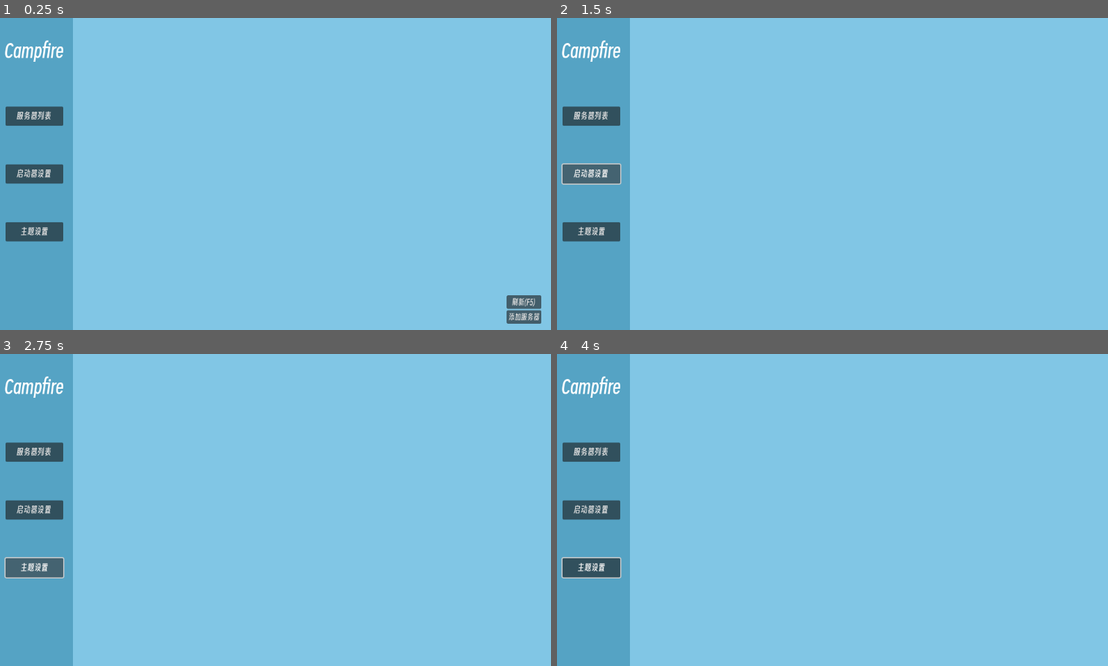
Above: before the commit, frames 1-4 (two rows, left to right).
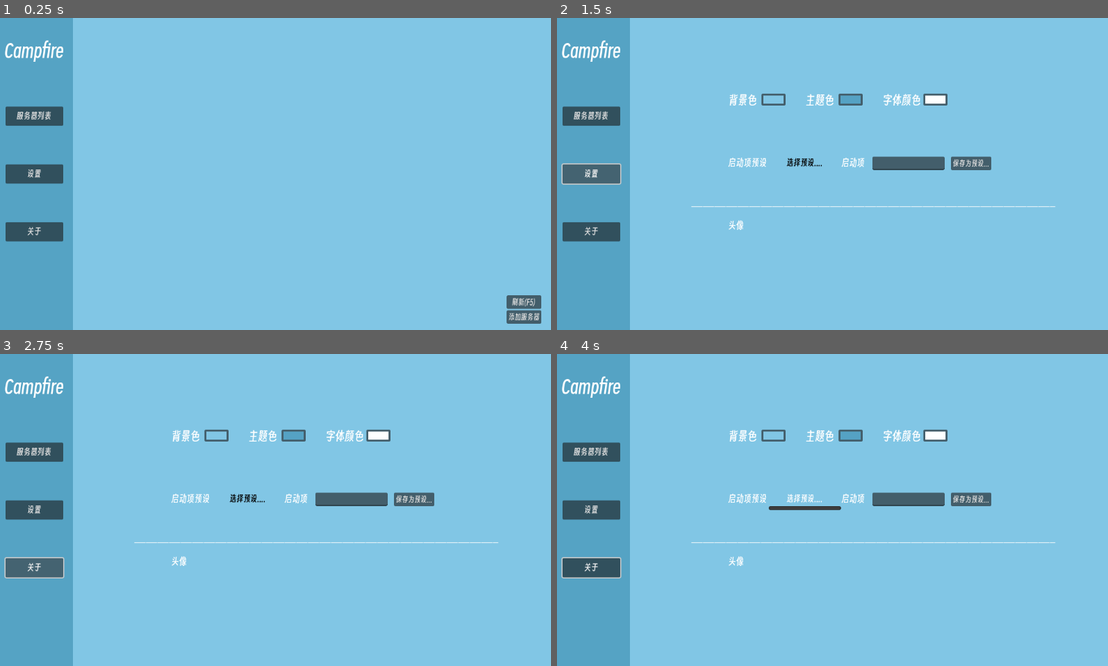
Above: after the commit, the same moments.

Repository: xuezhaju/Campfire-
Game: Godot game, scene res://scene/main_ui.tscn
Same seed, same stepped clock (60 frames per second), same inputs: the game is played once before the commit and once after it.
Inputs (mouse positions are in pixels of both pictures, inside the frame that each line leads up to):
- Up to frame 1 (0.25 s): no input
- Up to frame 2 (1.5 s): click (590, 174) at 0.5 s, where only the run before the commit has a clickable "启动器设置"; click (590, 174) at 1.25 s, where only the run after the commit has a clickable "设置"
- Up to frame 3 (2.75 s): click (33, 569) at 2 s, where only the run before the commit has a clickable "主题设置"
- Up to frame 4 (4 s): click (590, 569) at 2.75 s, where only the run after the commit has a clickable "关于"; click (804, 497) at 3.5 s, where only the run after the commit has a clickable "选择预设...."

The runs differ from the first frame. In frame 1, 0.2% of the frame differs, in the area x 3-10%, y 48-70%; in frame 2, 2.4%; in frame 3, 2.4%; in frame 4, 2.5%, in the area x 3-91%, y 24-70%.

Commit message:
Settings UI Finished

Diff:
--- a/scene/main_ui.gd
+++ b/scene/main_ui.gd
@@ -1,18 +1,20 @@
 extends Control
 @onready var server_list: Control = $ServerList
 @onready var add_server_settings: Control = $AddServerSettings
+@onready var setting: Control = $Setting
 
 
 func _on_server_list_pressed() -> void:
 	Global.mainui_mode = "server_list"
 
 
-func _on_setup_settings_pressed() -> void:
-	Global.mainui_mode = "setup_settings"
+func _on_settings_pressed() -> void:
+	Global.mainui_mode = "settings"
+	print(Global.mainui_mode)
 
 
-func _on_color_settings_pressed() -> void:
-	Global.mainui_mode = "color_settings"
+func _on_abaot_pressed() -> void:
+	Global.mainui_mode = "abaot"
 
 func _process(delta: float) -> void:
 	if Global.mainui_mode == "server_list":
@@ -20,6 +22,22 @@
 		server_list.process_mode = Node.PROCESS_MODE_INHERIT
 		add_server_settings.show()
 		add_server_settings.process_mode = Node.PROCESS_MODE_INHERIT
+
+		setting.hide()
+		setting.process_mode = Node.NOTIFICATION_DISABLED
+
+	elif Global.mainui_mode == "settings":
+		setting.show()
+		setting.process_mode = Node.PROCESS_MODE_INHERIT
+		# 确保控件在视图最前
+		setting.set_as_top_level(true)
+		setting.z_index = 100
+
+		server_list.hide()
+		server_list.process_mode = Node.PROCESS_MODE_DISABLED
+		add_server_settings.hide()
+		add_server_settings.process_mode = Node.PROCESS_MODE_DISABLED
+
 	else:
 		server_list.hide()
 		server_list.process_mode = Node.PROCESS_MODE_DISABLED
--- a/scene/main_ui.tscn
+++ b/scene/main_ui.tscn
@@ -1,7 +1,8 @@
-[gd_scene load_steps=3 format=3 uid="uid://d2sjgx566qaud"]
+[gd_scene load_steps=4 format=3 uid="uid://d2sjgx566qaud"]
 
 [ext_resource type="Script" uid="uid://btfx11kdve23t" path="res://scene/main_ui.gd" id="1_xqdl1"]
 [ext_resource type="Script" uid="uid://dna4jxf3jgo4" path="res://scene/server_list.gd" id="2_yu3bt"]
+[ext_resource type="Script" uid="uid://d4koj6er2dsue" path="res://scripts/setup_setting.gd" id="3_8pk1s"]
 
 [node name="MainUI" type="Control"]
 layout_mode = 3
@@ -42,18 +43,18 @@
 text = "服务器列表
 "
 
-[node name="SetupSettings" type="Button" parent="Main/VBoxContainer"]
+[node name="Settings" type="Button" parent="Main/VBoxContainer"]
 custom_minimum_size = Vector2(0, 40)
 layout_mode = 2
 theme_override_font_sizes/font_size = 18
-text = "启动器设置
+text = "设置
 "
 
-[node name="ColorSettings" type="Button" parent="Main/VBoxContainer"]
+[node name="Abaot" type="Button" parent="Main/VBoxContainer"]
 custom_minimum_size = Vector2(0, 40)
 layout_mode = 2
 theme_override_font_sizes/font_size = 18
-text = "主题设置"
+text = "关于"
 
 [node name="Title" type="Label" parent="."]
 layout_mode = 2
@@ -156,9 +157,135 @@
 layout_mode = 2
 text = "取消"
 
+[node name="Setting" type="Control" parent="."]
+anchors_preset = 0
+offset_left = 215.0
+offset_top = 39.0
+offset_right = 1122.0
+offset_bottom = 599.0
+script = ExtResource("3_8pk1s")
+
+[node name="CenterContainer" type="CenterContainer" parent="Setting"]
+custom_minimum_size = Vector2(780, 500)
+layout_mode = 0
+offset_left = 57.0
+offset_top = 12.0
+offset_right = 841.0
+offset_bottom = 512.0
+
+[node name="VBoxContainer" type="VBoxContainer" parent="Setting/CenterContainer"]
+layout_mode = 2
+theme_override_constants/separation = 80
+
+[node name="ColorSetings" type="HBoxContainer" parent="Setting/CenterContainer/VBoxContainer"]
+custom_minimum_size = Vector2(600, 50)
+layout_mode = 2
+theme_override_constants/separation = 100
+
+[node name="BackColor" type="Label" parent="Setting/CenterContainer/VBoxContainer/ColorSetings"]
+layout_mode = 2
+theme_override_font_sizes/font_size = 25
+text = "背景色"
+
+[node name="ColorPickerButton" type="ColorPickerButton" parent="Setting/CenterContainer/VBoxContainer/ColorSetings/BackColor"]
+custom_minimum_size = Vector2(50, 25)
+layout_mode = 0
+offset_left = 69.0
+offset_top = 2.0
+offset_right = 119.0
+offset_bottom = 27.0
+color = Color(0.505882, 0.776471, 0.898039, 1)
+
+[node name="MainColor" type="Label" parent="Setting/CenterContainer/VBoxContainer/ColorSetings"]
+layout_mode = 2
+theme_override_font_sizes/font_size = 25
+text = "主题色"
+
+[node name="ColorPickerButton" type="ColorPickerButton" parent="Setting/CenterContainer/VBoxContainer/ColorSetings/MainColor"]
+custom_minimum_size = Vector2(50, 25)
+layout_mode = 0
+offset_left = 69.0
+offset_top = 2.0
+offset_right = 119.0
+offset_bottom = 27.0
+color = Color(0.333333, 0.635294, 0.768627, 1)
+
+[node name="MainColor2" type="Label" parent="Setting/CenterContainer/VBoxContainer/ColorSetings"]
+layout_mode = 2
+theme_override_font_sizes/font_size = 25
+text = "字体颜色"
+
+[node name="ColorPickerButton" type="ColorPickerButton" parent="Setting/CenterContainer/VBoxContainer/ColorSetings/MainColor2"]
+custom_minimum_size = Vector2(50, 25)
+layout_mode = 0
+offset_left = 85.0
+offset_top = 2.0
+offset_right = 135.0
+offset_bottom = 27.0
+color = Color(0.996078, 1, 1, 1)
+
+[node name="启动项设置" type="HBoxContainer" parent="Setting/CenterContainer/VBoxContainer"]
+custom_minimum_size = Vector2(600, 50)
+layout_mode = 2
+theme_override_constants/separation = 155
+
+[node name="Label" type="Label" parent="Setting/CenterContainer/VBoxContainer/启动项设置"]
+layout_mode = 2
+theme_override_font_sizes/font_size = 20
+text = "启动项预设"
+
+[node name="MenuButton" type="MenuButton" parent="Setting/CenterContainer/VBoxContainer/启动项设置/Label"]
+custom_minimum_size = Vector2(150, 30)
+layout_mode = 0
+offset_left = 84.0
+offset_top = -3.0
+offset_right = 234.0
+offset_bottom = 28.0
+theme_override_colors/font_outline_color = Color(1, 1, 1, 1)
+theme_override_colors/font_color = Color(0, 0, 0, 1)
+theme_override_font_sizes/font_size = 18
+text = "选择预设...."
+
+[node name="Label2" type="Label" parent="Setting/CenterContainer/VBoxContainer/启动项设置"]
+layout_mode = 2
+theme_override_font_sizes/font_size = 20
+text = "启动项"
+
+[node name="LineEdit" type="LineEdit" parent="Setting/CenterContainer/VBoxContainer/启动项设置/Label2"]
+custom_minimum_size = Vector2(150, 25)
+layout_mode = 0
+offset_left = 64.0
+offset_right = 164.0
+offset_bottom = 28.0
+
+[node name="Button" type="Button" parent="Setting/CenterContainer/VBoxContainer/启动项设置/Label2"]
+layout_mode = 0
+offset_left = 227.0
+offset_right = 311.0
+offset_bottom = 28.0
+text = "保存为预设..."
+
+[node name="UserSettings" type="HBoxContainer" parent="Setting/CenterContainer/VBoxContainer"]
+custom_minimum_size = Vector2(600, 50)
+layout_mode = 2
+
+[node name="头像" type="Label" parent="Setting/CenterContainer/VBoxContainer/UserSettings"]
+layout_mode = 2
+theme_override_font_sizes/font_size = 20
+text = "头像"
+
+[node name="分割线" type="Label" parent="Setting"]
+layout_mode = 2
+offset_left = 72.0
+offset_top = 344.0
+offset_right = 828.0
+offset_bottom = 364.0
+theme_override_font_sizes/font_size = 15
+text = "———————————————————————————————————————————————————————————————"
+
 [connection signal="pressed" from="Main/VBoxContainer/ServerList" to="." method="_on_server_list_pressed"]
-[connection signal="pressed" from="Main/VBoxContainer/SetupSettings" to="." method="_on_setup_settings_pressed"]
-[connection signal="pressed" from="Main/VBoxContainer/ColorSettings" to="." method="_on_color_settings_pressed"]
+[connection signal="pressed" from="Main/VBoxContainer/Settings" to="." method="_on_settings_pressed"]
+[connection signal="pressed" from="Main/VBoxContainer/Abaot" to="." method="_on_abaot_pressed"]
 [connection signal="pressed" from="ServerList/AddServer" to="ServerList/ServerList" method="_on_add_server_pressed"]
 [connection signal="pressed" from="ServerList/F5" to="ServerList/ServerList" method="_on_f_5_pressed"]
 [connection signal="text_changed" from="AddServerSettings/CenterContainer/VBoxContainer/IP" to="ServerList/ServerList" method="_on_ip_text_changed"]
--- a/scripts/server_options.gd
+++ b/scripts/server_options.gd
@@ -7,49 +7,47 @@
 var current_ip: String = ""
 var current_port: int = 0
 
-var udp := PacketPeerUDP.new()
-var CSGO_PORT :int = 2121  # Must match launch option
-
 func set_server_info(ip: String, port: int):
 	current_ip = ip
 	current_port = port
 
 func _ready():
-	# Main centered container
+	# 主居中容器
 	var center = CenterContainer.new()
 	center.size_flags_horizontal = Control.SIZE_EXPAND_FILL
 	center.size_flags_vertical = Control.SIZE_EXPAND_FILL
 	add_child(center)
 
-	# Vertical button container
+	# 垂直按钮容器
 	var vbox = VBoxContainer.new()
 	vbox.size_flags_horizontal = Control.SIZE_SHRINK_CENTER
 	vbox.size_flags_vertical = Control.SIZE_SHRINK_CENTER
 	vbox.alignment = BoxContainer.ALIGNMENT_CENTER
 	center.add_child(vbox)
 
-	# Button style
+	# 按钮样式
 	var btn_style = StyleBoxFlat.new()
 	btn_style.bg_color = Color(0.2, 0.2, 0.2)
 	btn_style.set_corner_radius_all(4)
 	btn_style.set_content_margin_all(8)
 
-	# Join Server button
+	# 加入服务器按钮
 	var join_btn = Button.new()
-	join_btn.text = "加入服务器"
+	join_btn.text = "加入服务器（有BUG别用）"
 	join_btn.custom_minimum_size = Vector2(200, 40)
 	join_btn.add_theme_stylebox_override("normal", btn_style)
-	join_btn.pressed.connect(_join_server)
+	join_btn.pressed.connect(_on_join_button_pressed)
 	vbox.add_child(join_btn)
 
-	var copy_common = Button.new()
-	copy_common.text = "复制控制台指令"
-	copy_common.custom_minimum_size = Vector2(200, 40)
-	copy_common.add_theme_stylebox_override("normal", btn_style)
-	copy_common.pressed.connect(copy_commons)
-	vbox.add_child(copy_common)
+	# 复制指令按钮
+	var copy_btn = Button.new()
+	copy_btn.text = "复制控制台指令"
+	copy_btn.custom_minimum_size = Vector2(200, 40)
+	copy_btn.add_theme_stylebox_override("normal", btn_style)
+	copy_btn.pressed.connect(_on_copy_button_pressed)
+	vbox.add_child(copy_btn)
 
-	# Move to Top button
+	# 置顶服务器按钮
 	var top_btn = Button.new()
 	top_btn.text = "置顶服务器"
 	top_btn.custom_minimum_size = Vector2(200, 40)
@@ -57,7 +55,7 @@
 	top_btn.pressed.connect(_on_top_button_pressed)
 	vbox.add_child(top_btn)
 
-	# Remove Server button
+	# 删除服务器按钮
 	var remove_btn = Button.new()
 	remove_btn.text = "删除服务器"
 	remove_btn.custom_minimum_size = Vector2(200, 40)
@@ -65,7 +63,7 @@
 	remove_btn.pressed.connect(_on_remove_button_pressed)
 	vbox.add_child(remove_btn)
 
-	# Cancel button
+	# 取消按钮
 	var cancel_btn = Button.new()
 	cancel_btn.text = "取消"
 	cancel_btn.custom_minimum_size = Vector2(200, 40)
@@ -73,7 +71,7 @@
 	cancel_btn.pressed.connect(hide)
 	vbox.add_child(cancel_btn)
 
-	# Button spacing
+	# 按钮间距
 	vbox.add_theme_constant_override("separation", 10)
 
 func _on_remove_button_pressed():
@@ -84,89 +82,84 @@
 	emit_signal("move_to_top", current_ip, current_port)
 	hide()
 
-func send_csgo_command(cmd: String) -> bool:
-	# Check if already connected
-	if udp.get_available_packet_count() > 0:  # Alternative connection check
-		udp.close()
+func _on_copy_button_pressed():
+	var connect_cmd = "connect %s:%d" % [current_ip, current_port]
+	DisplayServer.clipboard_set(connect_cmd)
+	print("已复制连接指令到剪贴板: ", connect_cmd)
 
-	# Connect to CS:GO
-	var err = udp.connect_to_host("127.0.0.1", CSGO_PORT)
-	if err != OK:
-		print("Connection failed: ", err)
-		return false
+func _on_join_button_pressed():
+	var connect_cmd = "connect %s:%d" % [current_ip, current_port]
+	DisplayServer.clipboard_set(connect_cmd)  # 先复制到剪贴板
 
-	# Send command (must include newline)
-	var packet = (cmd + "\n").to_utf8_buffer()
-	udp.put_packet(packet)
+	# 方法1：使用PowerShell直接激活窗口
+	var ps_script = """
+	Add-Type -AssemblyName System.Windows.Forms
+	$csgo = Get-Process csgo -ErrorAction SilentlyContinue
+	if ($csgo) {
+		[System.Windows.Forms.SendKeys]::SendWait("%{TAB}")  # Alt+Tab切换
+		Start-Sleep -Milliseconds 500
+		[System.Windows.Forms.SendKeys]::SendWait("~")       # 打开控制台
+		Start-Sleep -Milliseconds 300
+		[System.Windows.Forms.SendKeys]::SendWait("^v")      # 粘贴
+		Start-Sleep -Milliseconds 200
+		[System.Windows.Forms.SendKeys]::SendWait("{ENTER}") # 执行
+	} else {
+		Write-Output "CS:GO进程未找到"
+	}
+	"""
 
-	# Wait briefly to ensure packet is sent
-	await get_tree().create_timer(0.05).timeout
-	udp.close()
-	return true
+	# 写入临时PS1文件
+	var temp_file = "user://csgo_connect.ps1"
+	var file = FileAccess.open(temp_file, FileAccess.WRITE)
+	file.store_string(ps_script)
+	file.close()
 
-func _join_server():
-	# Show connection status
-	var status_label = get_tree().root.find_child("ConnectionStatus", true, false)
-	if status_label:
-		status_label.text = "Connecting..."
-		status_label.modulate = Color.YELLOW
+	# 执行PowerShell脚本
+	var output = []
+	var exit_code = OS.execute("powershell", [
+		"-ExecutionPolicy", "Bypass",
+		"-File", ProjectSettings.globalize_path(temp_file)
+	], output, true)
 
-	# Try UDP method first with await
-	var success = await send_csgo_command("connect %s:%d" % [current_ip, current_port])
-	if success:
-		print("Command sent via UDP")
-	else:
-		print("Falling back to alternative methods")
-		_fallback_connect()
+	if exit_code != 0:
+		printerr("执行失败: ", output)
+		# 方法2：备用AHK方案
+		_fallback_ahk_method(connect_cmd)
 
-	# Reset status
-	if status_label:
-		await get_tree().create_timer(2.0).timeout
-		status_label.text = "Ready"
-		status_label.modulate = Color.WHITE
+func _fallback_ahk_method(cmd: String):
+	var ahk_script = """
+	; 通过进程ID精准激活窗口
+	Process, Exist, csgo.exe
+	if (ErrorLevel) {
+		WinActivate, ahk_pid %ErrorLevel%
+		WinWaitActive, ahk_pid %ErrorLevel%,, 3
+		if (!ErrorLevel) {
+			Send ~
+			Sleep 300
+			Send ^v
+			Sleep 200
+			Send {Enter}
+	}
+	}
+	"""
 
-func _fallback_connect():
-	# Steam protocol fallback
-	var steam_url = "steam://connect/%s:%d" % [current_ip, current_port]
-	if OS.shell_open(steam_url) == OK:
-		return
+	var temp_file = "user://csgo_connect.ahk"
+	var file = FileAccess.open(temp_file, FileAccess.WRITE)
+	file.store_string(ahk_script)
+	file.close()
 
-	# OS-specific fallbacks
-	match OS.get_name():
-		"Windows":
-			_windows_keyboard_connect()
-		"Linux", "macOS":
-			_linux_keyboard_connect()
+	var ahk_path = _find_ahk_path()
+	if ahk_path:
+		OS.execute(ahk_path, [ProjectSettings.globalize_path(temp_file)])
 
-func _windows_keyboard_connect():
-	var ahk_script = """
-	WinActivate, Counter-Strike
-	Sleep 300
-	Send {~}
-	Sleep 100
-	Send connect %s:%d{Enter}
-	""" % [current_ip, current_port]
-
-	var temp_file = "temp_csgo.ahk"
-	FileAccess.open(temp_file, FileAccess.WRITE).store_string(ahk_script)
-	OS.execute("AutoHotkey.exe", [temp_file])
-
-func _linux_keyboard_connect():
-	OS.execute("xdotool", [
-		"search", "--name", "Counter-Strike",
-		"windowactivate",
-		"key", "grave",
-		"type", "connect %s:%d" % [current_ip, current_port],
-		"key", "Return"
-	])
-
-func copy_commons():
-	var join_ip = str(current_ip) + ":" + str(current_port)
-	var common = ("connect" + " " + join_ip).replace('"', "")
-	print(common)
-	copy_to_clipboard(common)
-
-# 将文本复制到系统剪贴板
-func copy_to_clipboard(text: String):
-	DisplayServer.clipboard_set(text)
-	print("已复制到剪贴板: ", text)
+func _find_ahk_path() -> String:
+	var paths = [
+		"C:\\Program Files\\AutoHotkey\\AutoHotkey.exe",
+		"C:\\Program Files (x86)\\AutoHotkey\\AutoHotkey.exe",
+		OS.get_environment("LOCALAPPDATA") + "\\Programs\\AutoHotkey\\AutoHotkey.exe"
+	]
+	for path in paths:
+		if FileAccess.file_exists(path):
+			return path
+	printerr("AutoHotkey未安装")
+	return ""
--- /dev/null
+++ b/scripts/setup_setting.gd
@@ -0,0 +1,8 @@
+extends Control
+
+@onready var setting: Control = $"."  # 引用自身
+
+func _ready():
+	# 初始隐藏设置界面
+	setting.hide()
+	setting.process_mode = Node.PROCESS_MODE_DISABLED
Not shown, added: scripts/setup_setting.gd.uid
